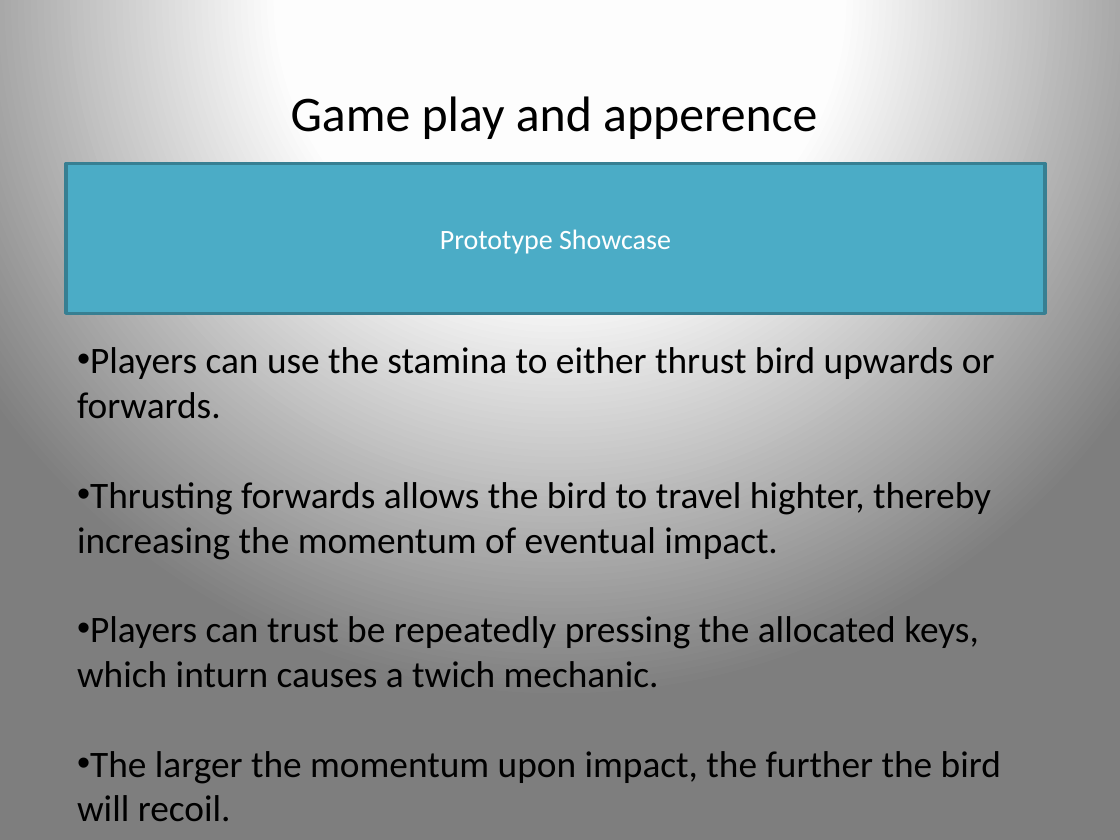
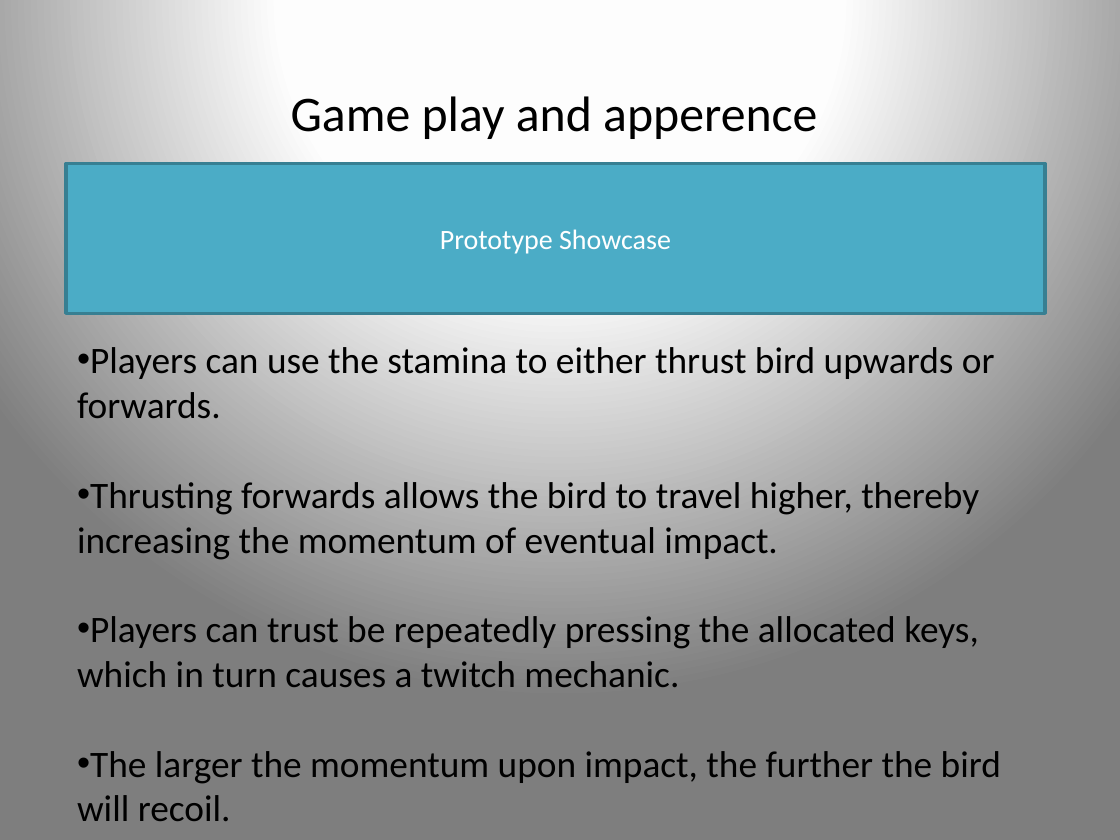
Before and after one commit to UoSGamesGroups/second-semester-s2-l4-5-group-19, a slide deck: slide 9 of Presentation/Pitch Presentation_Group 19.pptx (slide 10 before the commit). Drawn at 1120x840 pixels with LibreOffice and Linux fonts; fonts in the diff are those of the drawing. Boxes give left, top, right and bottom in pixels: in the first picture for what was removed or moved away, otherwise in the second. Text is boxed around its words. In the diff, an @@ line names an element or a change of style, - is before the commit and + after.

```diff
--- a/Presentation/Pitch Presentation_Group 19.pptx
+++ b/Presentation/Pitch Presentation_Group 19.pptx
@@ text at [77, 482, 979, 687]: text changed @@
-• Thrusting forwards allows the bird to travel highter, thereby increasing the momentum of eventual impact.
-• Players can trust be repeatedly pressing the allocated keys, which inturn causes a twich mechanic.
+• Thrusting forwards allows the bird to travel higher, thereby increasing the momentum of eventual impact.
+• Players can trust be repeatedly pressing the allocated keys, which in turn causes a twitch mechanic.
```
Also in this commit, not shown: 7 other slides changed, 1 slide added, 3 slides removed, 2 other files.
